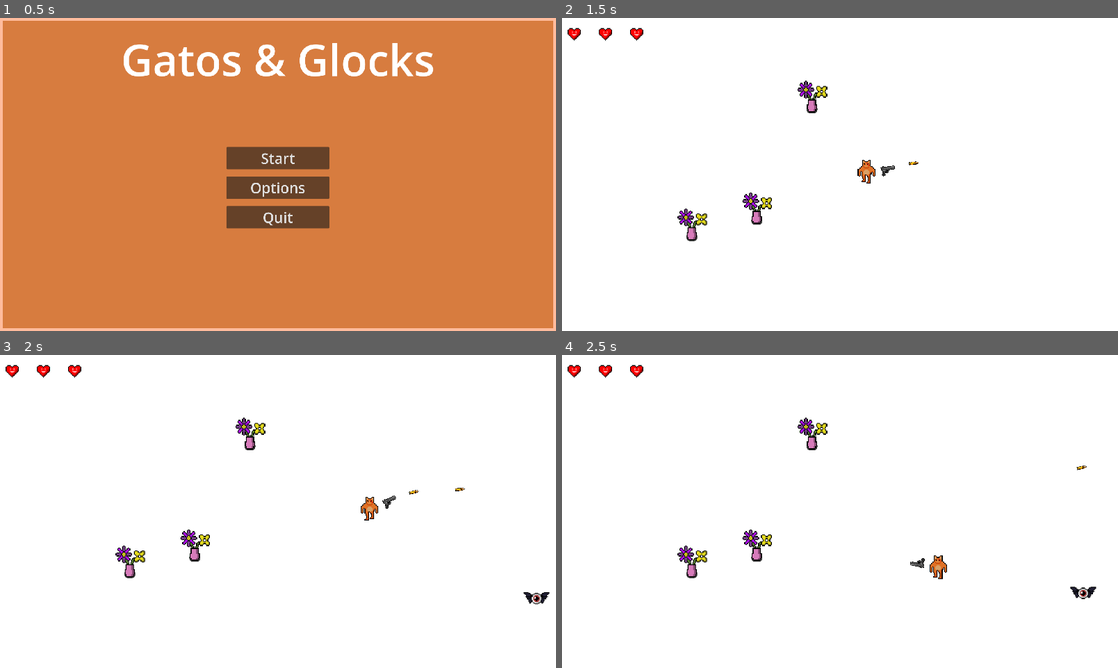
Above: before the commit, frames 1-4 (two rows, left to right).
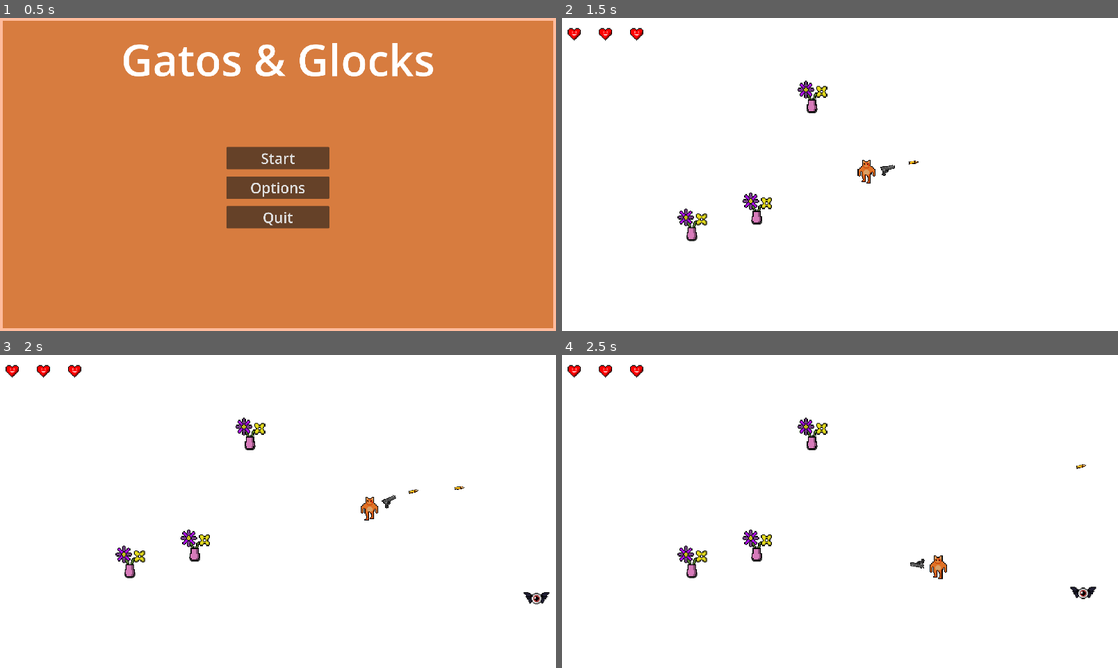
Above: after the commit, the same moments.

Repository: RafaWanner/Gatos-Glocks
Game: Godot game, scene res://main_menu.tscn
Two runs of this game, one before a commit and one after it. Both use one fixed random seed, a clock stepped at 60 frames per second and the inputs below.
Inputs (mouse positions are in pixels of both pictures, inside the frame that each line leads up to):
- Up to frame 1 (0.5 s): no input
- Up to frame 2 (1.5 s): click "Start" at 0.5 s; tap Enter at 1.25 s; move the mouse to (962, 158) at 1.27 s; press the mouse at (962, 158) at 1.28 s; hold D (move_right) from 1.28 s (still down)
- Up to frame 3 (2 s): keep holding D (move_right)
- Up to frame 4 (2.5 s): move the mouse to (728, 527) at 2.02 s; release D (move_right) at 2.03 s; release the mouse at (728, 527) at 2.03 s; hold S (move_down) from 2.03 s (still down); click (728, 527) at 2.1 s

Frame 1 is identical in both runs. In frame 2, less than 0.1% of the frame differs, in the area x 57-65%, y 45-51%; in frame 3, less than 0.1%, in the area x 68-84%, y 42-50%; in frame 4, less than 0.1%.

Commit message:
mais upgrade

Diff:
--- a/game_over_menu.gd
+++ b/game_over_menu.gd
@@ -1,6 +1,7 @@
 extends Control
 
 @onready var main = $"../../"
+@onready var gun = get_node("/root/Game/Player/Gun")
 
 func _on_retry_pressed():
 	Engine.time_scale = 1
@@ -9,5 +10,6 @@
 
 func _on_quit_pressed():
 	Engine.time_scale = 1
-	get_node("/root/Game/Player/Gun").is_paused()
+	gun.is_paused()
+	gun.gun_number = 0
 	get_tree().change_scene_to_file("res://main_menu.tscn")
--- a/gun.gd
+++ b/gun.gd
@@ -8,6 +8,14 @@
 var can_shoot = true
 var fire_rate = 0.5
 var damage = 1
+var gun_number = 1
+var max_gun_number = 8
+
+func gun_number_upgrade():
+	if gun_number * 2 <= max_gun_number:
+		gun_number *= 2
+	for i in $weaponPivot.get_child_count():
+		$weaponPivot.get_child(i).visible = gun_number > i
 
 func is_paused():
 	paused = !paused
@@ -24,12 +32,18 @@
 		look_at(mouse_position)
 
 func shoot():
+	shoot_1()
+	fireRate.start()
+
+func shoot_1():
 	const BULLET = preload("res://bullet.tscn")
-	var new_bullet = BULLET.instantiate()
-	new_bullet.damage = damage
-	var shooting_point = $ShootingPoint  # ou get_node("ShootingPoint") se preferir
+	var new_bullet
 
-	new_bullet.global_position = %ShootingPoint.global_position
-	new_bullet.global_rotation = %ShootingPoint.global_rotation
-	%ShootingPoint.add_child(new_bullet) # Adiciona a bala à cena atual
-	fireRate.start()
+	for i in $weaponPivot.get_child_count():
+		if $weaponPivot.get_child(i).is_visible():
+			new_bullet = BULLET.instantiate()
+			new_bullet.damage = damage
+
+			new_bullet.global_position = $weaponPivot.get_child(i).get_child(0).global_position
+			new_bullet.global_rotation = $weaponPivot.get_child(i).get_child(0).global_rotation
+			$weaponPivot.get_child(i).add_child(new_bullet) # Adiciona a bala à cena atual
--- a/gun.tscn
+++ b/gun.tscn
@@ -18,14 +18,89 @@
 [node name="weaponPivot" type="Marker2D" parent="."]
 
 [node name="Pistol" type="Sprite2D" parent="weaponPivot"]
-position = Vector2(97, 2)
-rotation = 0.00599366
+position = Vector2(97, 0)
 scale = Vector2(2.45314, 2.51575)
 texture = ExtResource("2_wqdwd")
 
 [node name="ShootingPoint" type="Marker2D" parent="weaponPivot/Pistol"]
 unique_name_in_owner = true
-position = Vector2(24.526, -3.41378)
+position = Vector2(24, -3.5)
+
+[node name="Pistol2" type="Sprite2D" parent="weaponPivot"]
+visible = false
+position = Vector2(-97, 0)
+scale = Vector2(2.45314, 2.51575)
+texture = ExtResource("2_wqdwd")
+flip_h = true
+
+[node name="ShootingPoint2" type="Marker2D" parent="weaponPivot/Pistol2"]
+unique_name_in_owner = true
+position = Vector2(-24, -3.5)
+rotation = 3.14159
+
+[node name="Pistol3" type="Sprite2D" parent="weaponPivot"]
+visible = false
+position = Vector2(0, 97)
+rotation = 1.5708
+scale = Vector2(2.45314, 2.51575)
+texture = ExtResource("2_wqdwd")
+
+[node name="ShootingPoint3" type="Marker2D" parent="weaponPivot/Pistol3"]
+unique_name_in_owner = true
+position = Vector2(24, -3.5)
+
+[node name="Pistol4" type="Sprite2D" parent="weaponPivot"]
+visible = false
+position = Vector2(0, -97)
+rotation = -1.5708
+scale = Vector2(2.45314, 2.51575)
+texture = ExtResource("2_wqdwd")
+flip_v = true
+
+[node name="ShootingPoint4" type="Marker2D" parent="weaponPivot/Pistol4"]
+position = Vector2(24, 3.5)
+
+[node name="Pistol5" type="Sprite2D" parent="weaponPivot"]
+visible = false
+position = Vector2(-80, -80)
+rotation = -2.35619
+scale = Vector2(2.45314, 2.51575)
+texture = ExtResource("2_wqdwd")
+flip_v = true
+
+[node name="ShootingPoint5" type="Marker2D" parent="weaponPivot/Pistol5"]
+position = Vector2(24, 3.5)
+
+[node name="Pistol6" type="Sprite2D" parent="weaponPivot"]
+visible = false
+position = Vector2(80, -80)
+rotation = -0.785398
+scale = Vector2(2.45314, 2.51575)
+texture = ExtResource("2_wqdwd")
+
+[node name="ShootingPoint6" type="Marker2D" parent="weaponPivot/Pistol6"]
+position = Vector2(24, -3.5)
+
+[node name="Pistol7" type="Sprite2D" parent="weaponPivot"]
+visible = false
+position = Vector2(80, 80)
+rotation = 0.785398
+scale = Vector2(2.45314, 2.51575)
+texture = ExtResource("2_wqdwd")
+flip_v = true
+
+[node name="ShootingPoint7" type="Marker2D" parent="weaponPivot/Pistol7"]
+position = Vector2(24, 3.5)
+
+[node name="Pistol8" type="Sprite2D" parent="weaponPivot"]
+visible = false
+position = Vector2(-80, 80)
+rotation = 2.35619
+scale = Vector2(2.45314, 2.51575)
+texture = ExtResource("2_wqdwd")
+
+[node name="ShootingPoint8" type="Marker2D" parent="weaponPivot/Pistol8"]
+position = Vector2(24, -3.5)
 
 [node name="FireRateTimer" type="Timer" parent="."]
 unique_name_in_owner = true
--- a/lvl_up_menu.gd
+++ b/lvl_up_menu.gd
@@ -9,7 +9,16 @@
 @onready var upgrade2 = $MarginContainer/HBoxContainer/Upgrade2
 @onready var upgrade3 = $MarginContainer/HBoxContainer/Upgrade3
 
-var upgrades = ["player_hearts", "fire_rate", "bullet_damage", "xp_increasse", "player_speed"]
+var upgrades = ["player_hearts", "fire_rate", "bullet_damage", "xp_increasse", "player_speed", "gun_number"]
+
+var player_hearts = 3
+var max_player_hearts = 18
+
+var bullet_damage = 0
+var max_bullet_damage = 2
+
+var gun_number = 0
+var max_gun_number = 3
 
 var rand_upgrade1 = upgrades[randi() % upgrades.size()]
 var rand_upgrade2 = upgrades[randi() % upgrades.size()]
@@ -19,7 +28,10 @@
 	_random_upgrades()
 
 func _random_upgrades():
-	rand_upgrade1 = upgrades[randi() % upgrades.size()]
+	if upgrades.size() >= 1:
+		rand_upgrade1 = upgrades[randi() % upgrades.size()]
+	else:
+		rand_upgrade1 = null
 
 	match rand_upgrade1:
 		"player_hearts":
@@ -32,11 +44,18 @@
 			upgrade1.icon = ResourceLoader.load("res://Assets/Gatos&GlocksSprites/XP.png")
 		"player_speed":
 			upgrade1.icon = ResourceLoader.load("res://Assets/Gatos&GlocksSprites/Bota.png")
+		"gun_number":
+			upgrade1.icon = ResourceLoader.load("res://Assets/Gatos&GlocksSprites/2Glocks.png")
+		_:
+			upgrade1.icon = ResourceLoader.load("res://Assets/Gatos&GlocksSprites/Inimigo1.png")
 
-	rand_upgrade2 = upgrades[randi() % upgrades.size()]
+	if upgrades.size() >= 2:
+		rand_upgrade2 = upgrades[randi() % upgrades.size()]
 
-	while rand_upgrade2 == rand_upgrade1:
-		rand_upgrade2 = upgrades[randi() % upgrades.size()]
+		while (rand_upgrade2 == rand_upgrade1):
+			rand_upgrade2 = upgrades[randi() % upgrades.size()]
+	else:
+		rand_upgrade2 = null
 
 	match rand_upgrade2:
 		"player_hearts":
@@ -49,11 +68,18 @@
 			upgrade2.icon = ResourceLoader.load("res://Assets/Gatos&GlocksSprites/XP.png")
 		"player_speed":
 			upgrade2.icon = ResourceLoader.load("res://Assets/Gatos&GlocksSprites/Bota.png")
+		"gun_number":
+			upgrade2.icon = ResourceLoader.load("res://Assets/Gatos&GlocksSprites/2Glocks.png")
+		_:
+			upgrade2.icon = ResourceLoader.load("res://Assets/Gatos&GlocksSprites/Inimigo1.png")
 
-	rand_upgrade3 = upgrades[randi() % upgrades.size()]
+	if upgrades.size() >= 3:
+		rand_upgrade3 = upgrades[randi() % upgrades.size()]
 
-	while (rand_upgrade3 == rand_upgrade1 or rand_upgrade3 == rand_upgrade2):
-		rand_upgrade3 = upgrades[randi() % upgrades.size()]
+		while (rand_upgrade3 == rand_upgrade1 or rand_upgrade3 == rand_upgrade2):
+			rand_upgrade3 = upgrades[randi() % upgrades.size()]
+	else:
+		rand_upgrade3 = null
 
 	match rand_upgrade3:
 		"player_hearts":
@@ -66,10 +92,18 @@
 			upgrade3.icon = ResourceLoader.load("res://Assets/Gatos&GlocksSprites/XP.png")
 		"player_speed":
 			upgrade3.icon = ResourceLoader.load("res://Assets/Gatos&GlocksSprites/Bota.png")
+		"gun_number":
+			upgrade3.icon = ResourceLoader.load("res://Assets/Gatos&GlocksSprites/2Glocks.png")
+		_:
+			upgrade3.icon = ResourceLoader.load("res://Assets/Gatos&GlocksSprites/Inimigo1.png")
 
 func upgrade_player_hearts():
 	player.health += 1
 	heart_bar.update_health(player.health)
+
+	player_hearts = player.health
+	if player_hearts >= max_player_hearts:
+		upgrades.erase("player_hearts") # se chegar na vida maxima n cura mais
 
 func upgrade_fire_rate():
 	gun.fire_rate /= 1.25
@@ -77,11 +111,22 @@
 func upgrade_bullet_damage():
 	gun.damage += 1
 
+	bullet_damage += 1
+	if bullet_damage >= max_bullet_damage:
+		upgrades.erase("bullet_damage")
+
 func upgrade_xp_increase():
 	player.xp_amount += 1
 
 func upgrade_player_speed():
 	player.speed += 100
+
+func upgrade_gun_number():
+	gun.gun_number_upgrade()
+
+	gun_number += 1
+	if gun_number >= max_gun_number:
+		upgrades.erase("gun_number")
 
 func _on_upgrade_1_pressed():
 	#dar o upgrade
@@ -96,6 +141,8 @@
 			upgrade_xp_increase()
 		"player_speed":
 			upgrade_player_speed()
+		"gun_number":
+			upgrade_gun_number()
 	#dar o upgrade
 	main.is_lvlup_menu = false
 	Engine.time_scale = 1
@@ -115,6 +162,8 @@
 			upgrade_xp_increase()
 		"player_speed":
 			upgrade_player_speed()
+		"gun_number":
+			upgrade_gun_number()
 	#dar o upgrade
 	main.is_lvlup_menu = false
 	Engine.time_scale = 1
@@ -134,6 +183,8 @@
 			upgrade_xp_increase()
 		"player_speed":
 			upgrade_player_speed()
+		"gun_number":
+			upgrade_gun_number()
 	#dar o upgrade
 	main.is_lvlup_menu = false
 	Engine.time_scale = 1
Binary file added: Assets/Gatos&GlocksSprites/2Glocks.ase
Binary file added: Assets/Gatos&GlocksSprites/2Glocks.png
Not shown, added: Assets/Gatos&GlocksSprites/2Glocks.png.import
Not shown: 1 places in lvl_up_menu.tscn that only renumber resources
